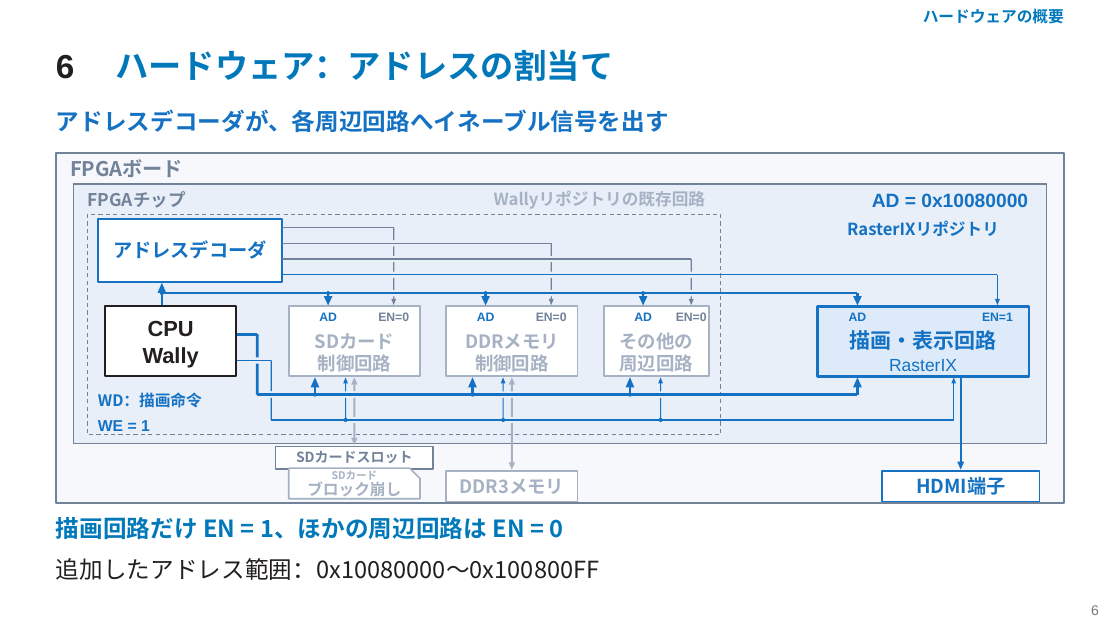
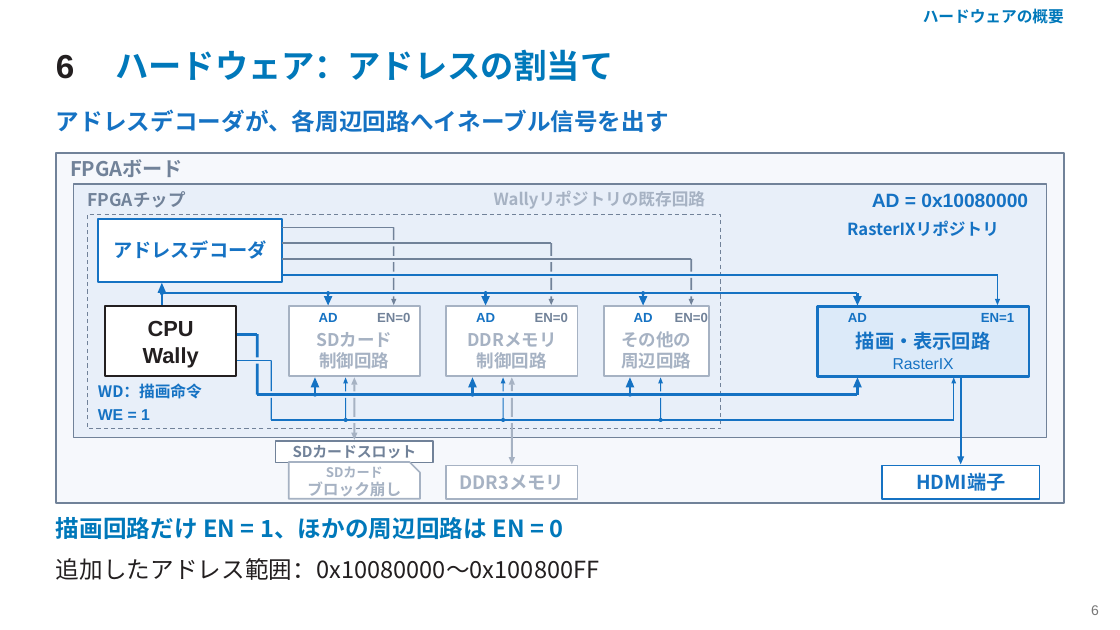
Before and after one commit to SoshiroFujimori/wally-game-console-research, a slide deck: slide 6 of docs/presentation/中間発表_主要事項.pptx. Drawn at 1120x630 pixels with LibreOffice and Linux fonts; fonts in the diff are those of the drawing. Boxes give left, top, right and bottom in pixels: in the first picture for what was removed or moved away, otherwise in the second. Text is boxed around its words. In the diff, an @@ line names an element or a change of style, - is before the commit and + after.

```diff
--- a/docs/presentation/中間発表_主要事項.pptx
+++ b/docs/presentation/中間発表_主要事項.pptx
@@ rectangle: place and size @@
-rectangle at (74,184,1047,444)
+rectangle at (74,184,1047,438)
@@ rectangle: place and size @@
-rectangle at (87,214,721,434)
+rectangle at (87,214,721,429)
@@ size 15.8 to 15 pt in 3 elements at (316,332,392,368), (467,332,556,368), (621,331,691,368) @@
@@ text "描画・表示回路" at (856,331,990,350): size 18 to 16.5 pt @@
@@ size 10.5 to 11.2 pt in 4 elements at (377,313,410,322), (535,313,568,322), (675,313,708,322), (981,313,1014,322) @@
@@ text "RasterIX" at (893,358,954,369): size 15 to 13.5 pt @@
@@ text "WD：描画命令": place and size @@
-text "WD：描画命令" at (98,392,202,408)
+text "WD：描画命令" at (98,383,202,399)
@@ freeform shape: place and size @@
-freeform shape at (354,383,355,439)
+freeform shape at (354,383,355,434)
@@ freeform shape: place and size @@
-freeform shape at (511,383,513,463)
+freeform shape at (511,383,513,458)
@@ freeform shape: place and size @@
-freeform shape at (960,376,963,464)
+freeform shape at (960,376,963,458)
@@ text "WE = 1" rewrapped from (98,420,150,435) to (98,409,150,420) @@
@@ 3 freeform shapes, 2 texts, 1 rectangle: place and size @@
-3 freeform shapes, 2 texts, 1 rectangle at (276,438,1005,495)
+3 freeform shapes, 2 texts, 1 rectangle at (276,433,1005,491)
@@ text "SDカードスロット" at (293,445,417,463): size 12 to 12.8 pt @@
@@ freeform shape: place and size @@
-freeform shape at (289,468,420,498)
+freeform shape at (289,462,420,499)
@@ text "SDカード" at (326,466,383,478): size 9 to 11.2 pt @@
@@ rectangle: place and size @@
-rectangle at (446,471,577,501)
+rectangle at (446,465,577,499)
@@ rectangle: place and size @@
-rectangle at (882,471,1040,501)
+rectangle at (882,465,1040,499)
```
Also in this commit, not shown: 13 other slides changed, 25 other files.
